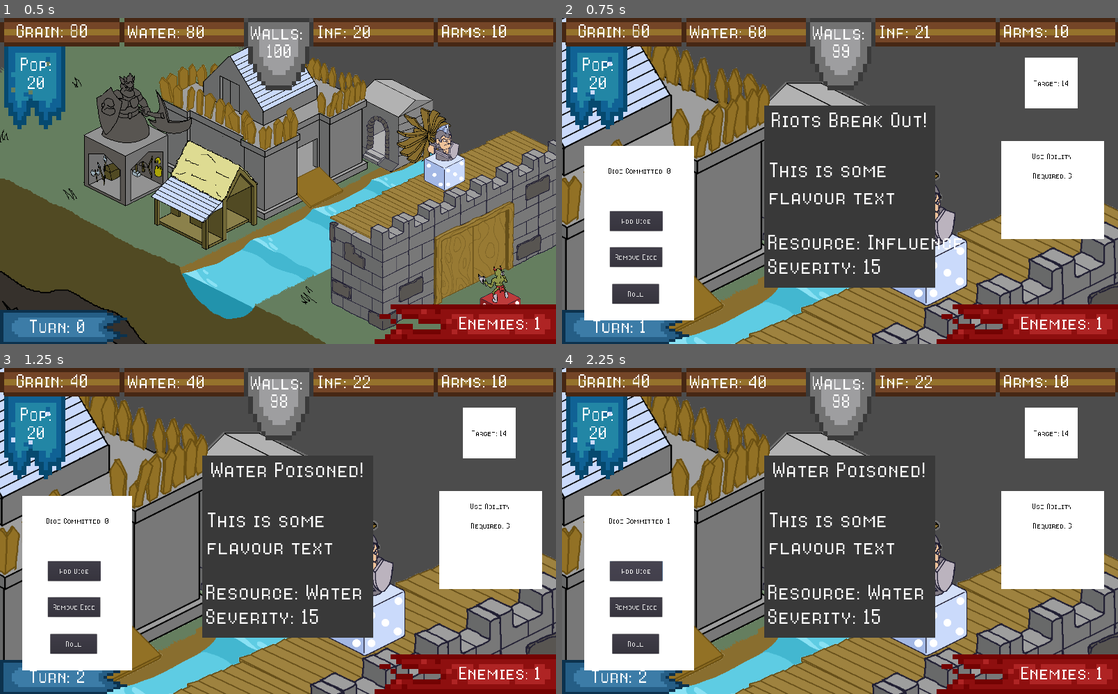
Above: before the commit, frames 1-4 (two rows, left to right).
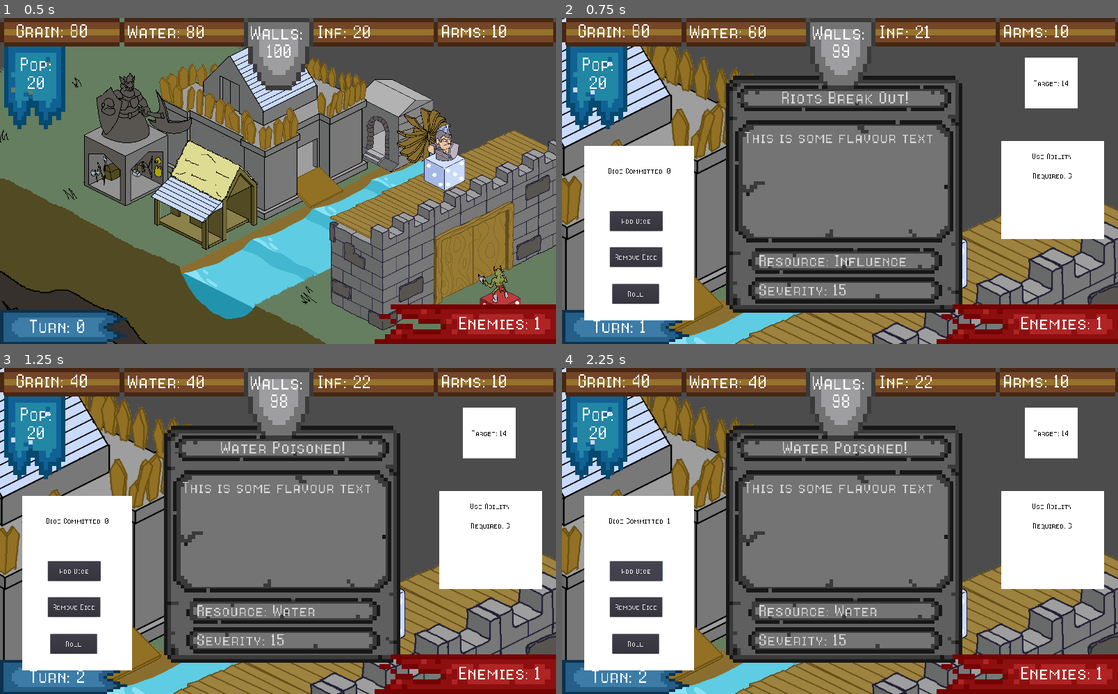
Above: after the commit, the same moments.

Repository: CapsCollective/rng-stronghold
Game: Godot game, scene res://scenes/main.tscn
Two runs of this game, one before a commit and one after it. Both use one fixed random seed, a clock stepped at 60 frames per second and the inputs below.
Inputs (mouse positions are in pixels of both pictures, inside the frame that each line leads up to):
- Up to frame 1 (0.5 s): no input
- Up to frame 2 (0.75 s): tap Enter (ui_accept) at 0.5 s; move the mouse to (962, 128) at 0.52 s; press the mouse at (962, 128) at 0.53 s
- Up to frame 3 (1.25 s): tap Enter (ui_accept) at 0.77 s
- Up to frame 4 (2.25 s): release the mouse at (962, 478) at 1.25 s; click "Roll" at 1.25 s; click "Add Dice" at 2 s

Frame 1 is identical in both runs. In frame 2, 27% of the frame differs, in the area x 29-72%, y 17-91%; in frame 3, 27%; in frame 4, 27%.

Commit message:
Added event panel

Diff:
--- a/scenes/event_panel.tscn
+++ b/scenes/event_panel.tscn
@@ -1,6 +1,7 @@
-[gd_scene load_steps=4 format=2]
+[gd_scene load_steps=5 format=2]
 
 [ext_resource path="res://scenes/event_panel.gd" type="Script" id=1]
+[ext_resource path="res://res/EventPanel.png" type="Texture" id=2]
 [ext_resource path="res://res/8bitOperatorPlusSC-Regular.ttf" type="DynamicFontData" id=3]
 
 [sub_resource type="DynamicFont" id=1]
@@ -10,31 +11,30 @@
 [node name="EventPanel" type="Control"]
 margin_left = -1.0
 margin_top = 1.0
-margin_right = 314.0
-margin_bottom = 339.0
+margin_right = 436.0
+margin_bottom = 433.0
 script = ExtResource( 1 )
 __meta__ = {
 "_edit_use_anchors_": false
 }
 
-[node name="ColorRect" type="ColorRect" parent="."]
-margin_top = 1.0
-margin_right = 316.0
-margin_bottom = 336.0
-color = Color( 0.227451, 0.227451, 0.227451, 1 )
-__meta__ = {
-"_edit_use_anchors_": false
-}
+[node name="EventPanel" type="Sprite" parent="."]
+modulate = Color( 0.909804, 0.909804, 0.909804, 1 )
+position = Vector2( 219.731, 214.488 )
+scale = Vector2( 3.40376, 3.40376 )
+texture = ExtResource( 2 )
 
 [node name="TitleLabel" type="Label" parent="."]
 anchor_right = 0.61
-margin_left = 4.0
-margin_top = 2.0
-margin_right = 117.8
-margin_bottom = 100.0
+margin_left = 32.0
+margin_top = 16.0
+margin_right = 228.43
+margin_bottom = 64.0
 grow_horizontal = 2
 grow_vertical = 2
+rect_scale = Vector2( 0.816735, 0.816735 )
 custom_fonts/font = SubResource( 1 )
+custom_colors/font_color = Color( 0.85098, 0.85098, 0.85098, 1 )
 text = "Riots Break Out"
 align = 1
 autowrap = true
@@ -44,13 +44,15 @@
 
 [node name="BodyLabel" type="Label" parent="."]
 anchor_right = 0.61
-margin_left = 8.33673
-margin_top = 95.1839
-margin_right = 113.137
-margin_bottom = 193.184
+margin_left = 35.0
+margin_top = 91.0
+margin_right = 265.43
+margin_bottom = 361.0
 grow_horizontal = 2
 grow_vertical = 2
+rect_scale = Vector2( 0.752166, 0.752166 )
 custom_fonts/font = SubResource( 1 )
+custom_colors/font_color = Color( 0.85098, 0.85098, 0.85098, 1 )
 text = "Body text"
 autowrap = true
 __meta__ = {
@@ -59,12 +61,14 @@
 
 [node name="SeverityLabel" type="Label" parent="."]
 anchor_right = 0.61
-margin_left = 6.32654
-margin_top = 272.052
-margin_right = 116.127
-margin_bottom = 370.052
+margin_left = 62.0
+margin_top = 371.196
+margin_right = 171.43
+margin_bottom = 419.196
 grow_vertical = 2
+rect_scale = Vector2( 0.770106, 0.770106 )
 custom_fonts/font = SubResource( 1 )
+custom_colors/font_color = Color( 0.85098, 0.85098, 0.85098, 1 )
 text = "Severity: "
 __meta__ = {
 "_edit_use_anchors_": false
@@ -72,12 +76,14 @@
 
 [node name="ResourceLabel" type="Label" parent="."]
 anchor_right = 0.61
-margin_left = 5.97955
-margin_top = 227.5
-margin_right = 117.78
-margin_bottom = 325.5
+margin_left = 61.7664
+margin_top = 318.393
+margin_right = 173.196
+margin_bottom = 367.393
 grow_vertical = 2
+rect_scale = Vector2( 0.754948, 0.754948 )
 custom_fonts/font = SubResource( 1 )
+custom_colors/font_color = Color( 0.85098, 0.85098, 0.85098, 1 )
 text = "Resource: "
 __meta__ = {
 "_edit_use_anchors_": false
--- a/scenes/main.tscn
+++ b/scenes/main.tscn
@@ -22,18 +22,18 @@
 
 [node name="HUDCanvas" type="CanvasLayer" parent="."]
 
+[node name="EventPanel" parent="HUDCanvas" instance=ExtResource( 4 )]
+visible = false
+margin_left = 300.0
+margin_top = 110.052
+margin_right = 736.027
+margin_bottom = 536.052
+
 [node name="ResourceBar" parent="HUDCanvas" instance=ExtResource( 3 )]
 
 [node name="BuildingInterface" parent="HUDCanvas" instance=ExtResource( 5 )]
 visible = false
 position = Vector2( 0.709473, 0.679001 )
 
-[node name="EventPanel" parent="HUDCanvas" instance=ExtResource( 4 )]
-visible = false
-margin_left = 371.753
-margin_top = 160.183
-margin_right = 686.753
-margin_bottom = 498.183
-
 [node name="Buildings" parent="." instance=ExtResource( 2 )]
 position = Vector2( 100.979, 30.9608 )
Binary file added: res/EventPanel.png
Not shown, added: res/EventPanel.png.import
